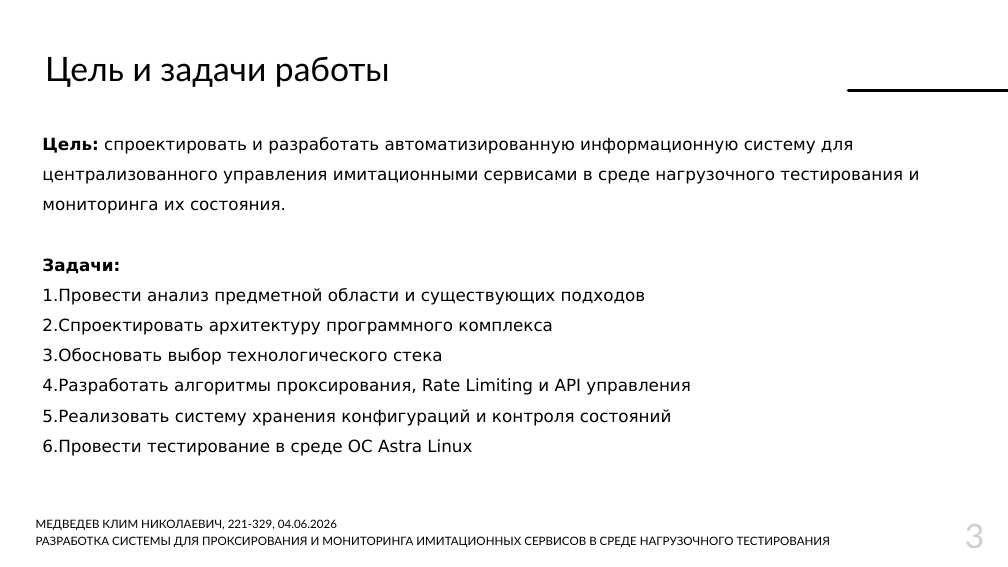
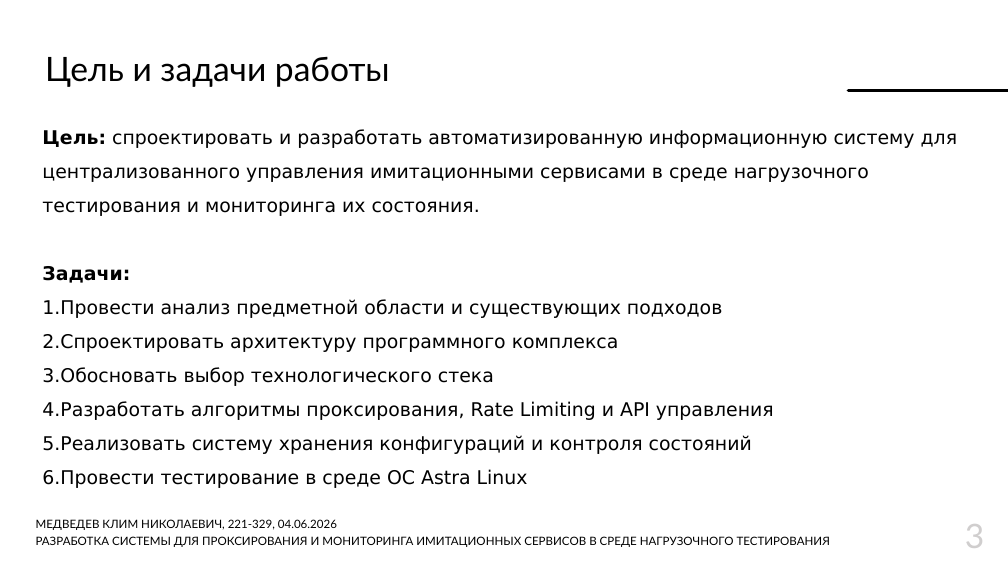
Before and after one commit to Lamardo43/educ-thesis, a slide deck: slide 3 of Thesis/docs/Презентация.pptx. Drawn at 1008x567 pixels with LibreOffice and Linux fonts; fonts in the diff are those of the drawing; background and template pictures are left out. Boxes give left, top, right and bottom in pixels: in the first picture for what was removed or moved away, otherwise in the second. Text is boxed around its words. In the diff, an @@ line names an element or a change of style, - is before the commit and + after.

```diff
--- a/Thesis/docs/Презентация.pptx
+++ b/Thesis/docs/Презентация.pptx
@@ text "Цель: спроектировать и разработать автоматизированную ...": place and size @@
-text "Цель: спроектировать и разработать автоматизированную ..." at [42, 137, 920, 456]
+text "Цель: спроектировать и разработать автоматизированную ..." at [42, 129, 957, 488]
@@ text "Цель: спроектировать и разработать автоматизированную ..." at [42, 129, 957, 488]: size 16 to 18 pt @@
```
Also in this commit, not shown: 10 other slides changed, 12 other files.
